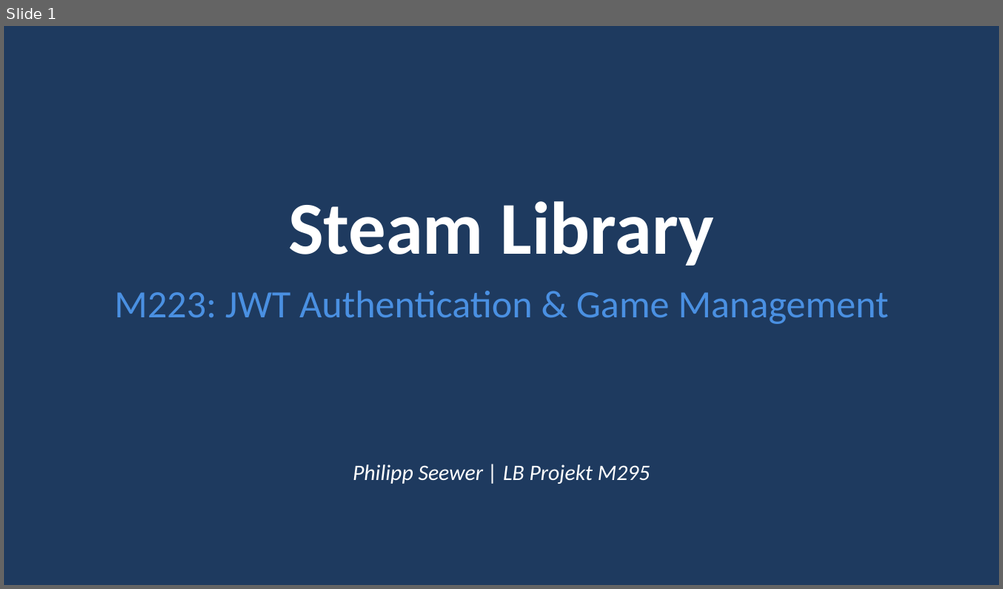
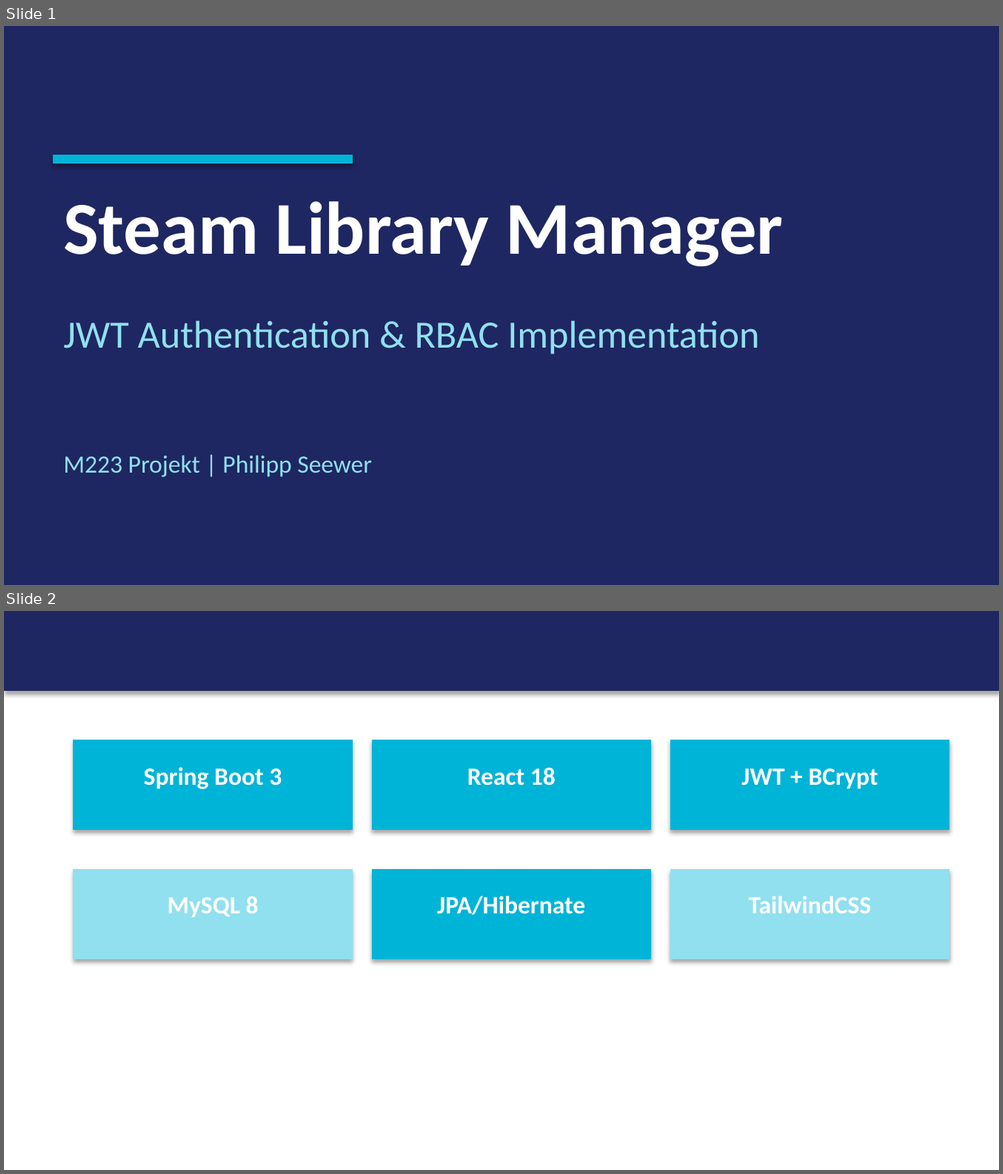
Before and after one commit to Pipo0911/LB-Projekt-M223_Philipp-Seewer, a slide deck: M223_Presentation.pptx. Shown one above the other, each under a label of ours: slide 1 before the commit, slides 1 and 2 after it. The pictures are 1003x589 and 1003x1174 pixels, drawn with LibreOffice and Linux fonts; fonts in the diff are those of the drawing. Boxes give left, top, right and bottom in pixels: in the first picture for what was removed or moved away, otherwise in the second. Text is boxed around its words. In the diff, an @@ line names an element or a change of style, - is before the commit and + after.

Commit message:
docs: Überarbeite Präsentation mit verbessertem Design und visuellen Elementen
- Neues Navy + Cyan Farbschema für professionelleres Aussehen
- 9 gut strukturierte Slides statt 8
- Verbesserte Visualisierungen: Tech Stack Grid, System Architecture Diagram
- JWT Flow mit Schritt-Animationen
- RBAC Matrix Tabelle
- Features & Testing in 2-Column Layout
- Database Schema Visualisierung
- Konsistente Typografie und Spacing
- Slide 2: 3x2 Grid mit konsistenter Boxgröße

```diff
--- a/M223_Presentation.pptx
+++ b/M223_Presentation.pptx
@@ slide 2 added at [4, 611, 999, 1170], background #FFFFFF @@
@@ rectangle added at [4, 611, 999, 691], fill #1E2761, outline #1E2761 0.75 pt @@
@@ rectangle added at [74, 741, 352, 830], fill #00B4D8, outline #00B4D8 0.75 pt @@
@@ rectangle added at [372, 741, 651, 830], fill #00B4D8, outline #00B4D8 0.75 pt @@
@@ rectangle added at [670, 741, 949, 830], fill #00B4D8, outline #00B4D8 0.75 pt @@
@@ text added at [144, 767, 282, 789], 18 pt, text #FFFFFF, bold @@
+Spring Boot 3
@@ text added at [467, 767, 555, 786], 18 pt, text #FFFFFF, bold @@
+React 18
@@ text added at [741, 769, 878, 789], 18 pt, text #FFFFFF, bold @@
+JWT + BCrypt
@@ rectangle added at [74, 869, 352, 959], fill #90E0EF, outline #90E0EF 0.75 pt @@
@@ rectangle added at [372, 869, 651, 959], fill #00B4D8, outline #00B4D8 0.75 pt @@
@@ rectangle added at [670, 869, 949, 959], fill #90E0EF, outline #90E0EF 0.75 pt @@
@@ text added at [168, 897, 259, 917], 18 pt, text #FFFFFF, bold @@
+MySQL 8
@@ text added at [437, 896, 585, 915], 18 pt, text #FFFFFF, bold @@
+JPA/Hibernate
@@ text added at [748, 896, 871, 914], 18 pt, text #FFFFFF, bold @@
+TailwindCSS
@@ slide 1 changed as well @@
@@ background #1E3A5F to #1E2761 @@
@@ rectangle added at [54, 156, 352, 163], fill #00B4D8, outline #00B4D8 0.75 pt @@
@@ text at [63, 201, 783, 266]: text changed @@
-Steam Library
+Steam Library Manager
@@ text at [63, 321, 759, 355]: text changed; text colour #4A90E2 to #90E0EF @@
-M223: JWT Authentication & Game Management
+JWT Authentication & RBAC Implementation
@@ text at [63, 455, 372, 477]: text changed; size 16 to 18 pt; text colour #FFFFFF to #90E0EF; italic off @@
-Philipp Seewer | LB Projekt M295
+M223 Projekt | Philipp Seewer
```
Also in this commit, not shown: 3 other slides changed, 4 other slides added, 4 slides removed, 1 other file.
